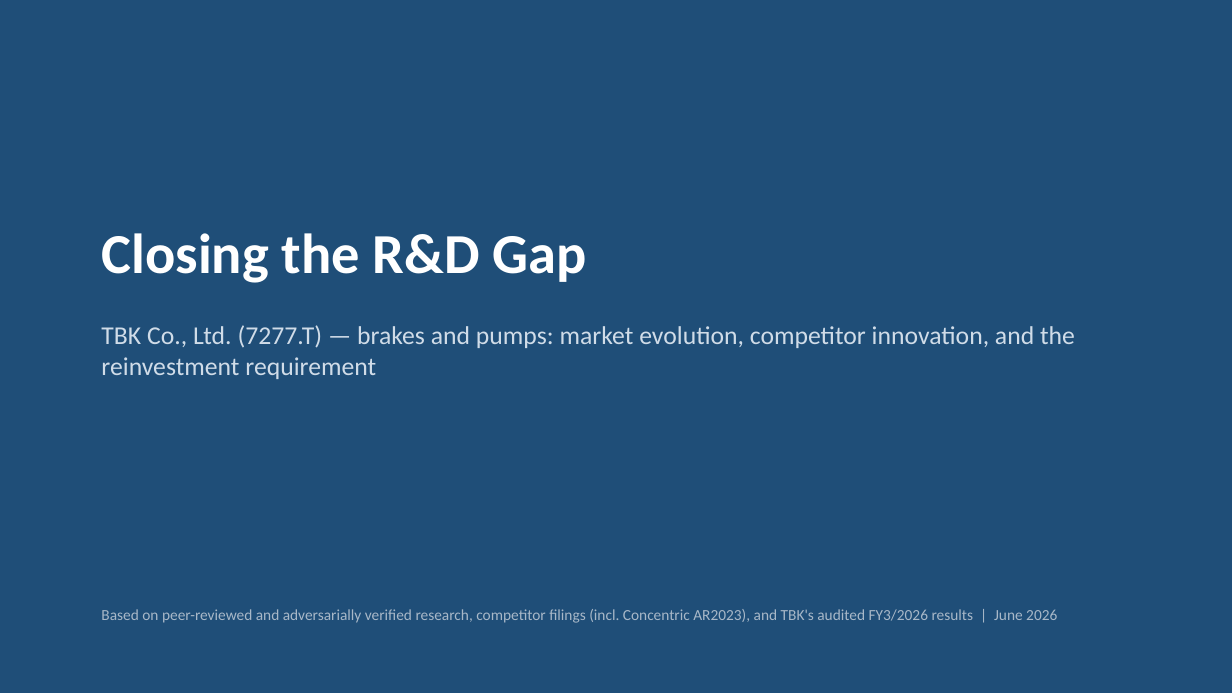
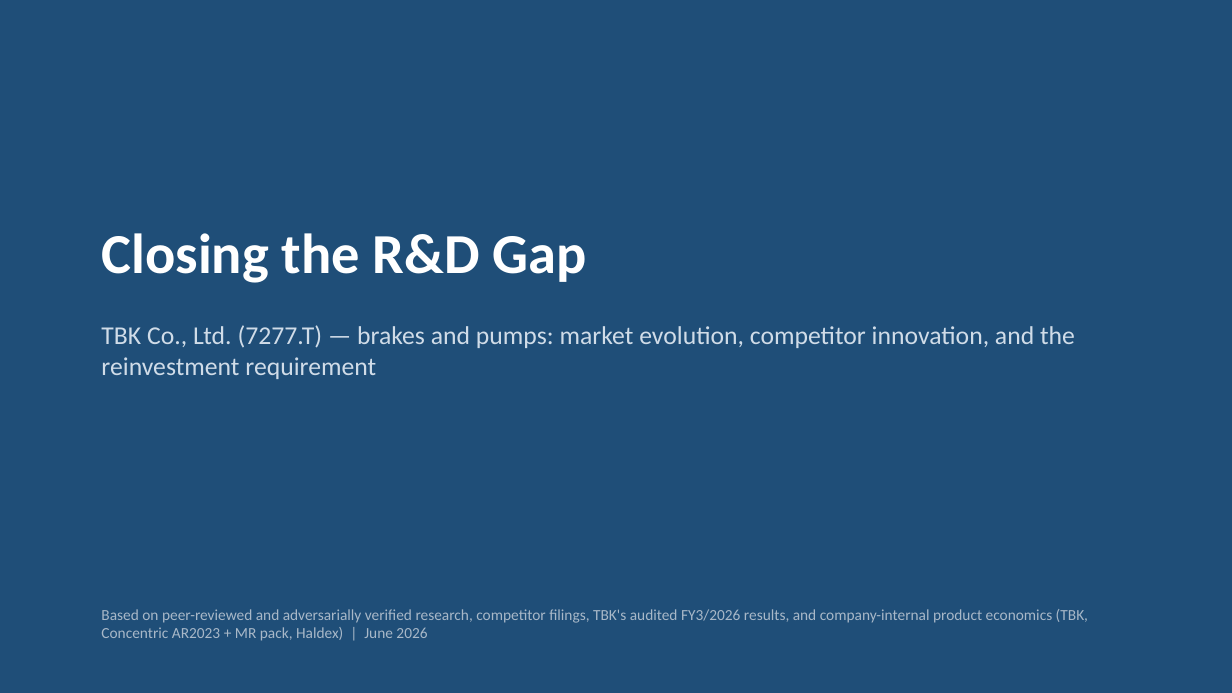
Before and after one commit to charette-lab/Claude, a slide deck: slide 1 of TBK_rd_gap_slides.pptx. Drawn at 1232x693 pixels with LibreOffice and Linux fonts; fonts in the diff are those of the drawing. Boxes give left, top, right and bottom in pixels: in the first picture for what was removed or moved away, otherwise in the second. Text is boxed around its words. In the diff, an @@ line names an element or a change of style, - is before the commit and + after.

```diff
--- a/TBK_rd_gap_slides.pptx
+++ b/TBK_rd_gap_slides.pptx
@@ text at [101,609,1088,641]: text changed @@
-Based on peer-reviewed and adversarially verified research, competitor filings (incl. Concentric AR2023), and TBK's audited FY3/2026 results | June 2026
+Based on peer-reviewed and adversarially verified research, competitor filings, TBK's audited FY3/2026 results, and company-internal product economics (TBK, Concentric AR2023 + MR pack, Haldex) | June 2026
```
Also in this commit, not shown: 7 other slides changed, 1 other file.
